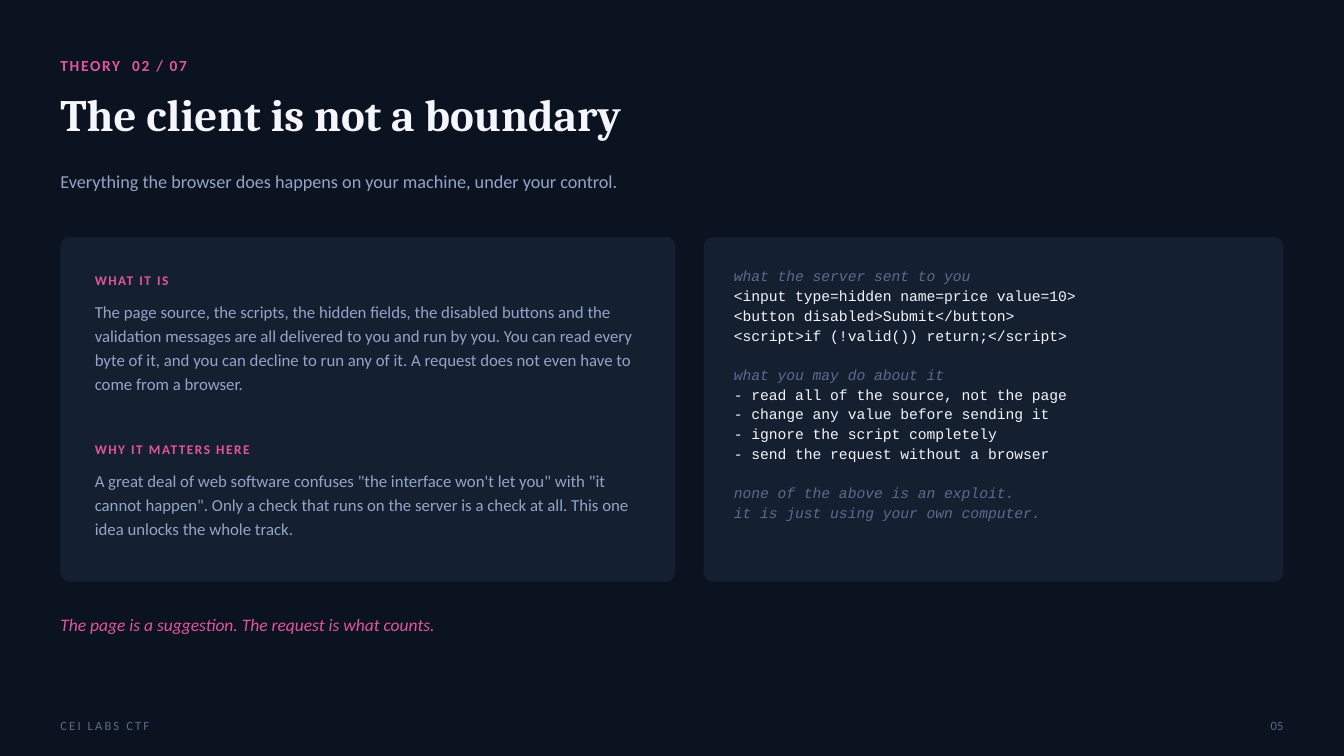
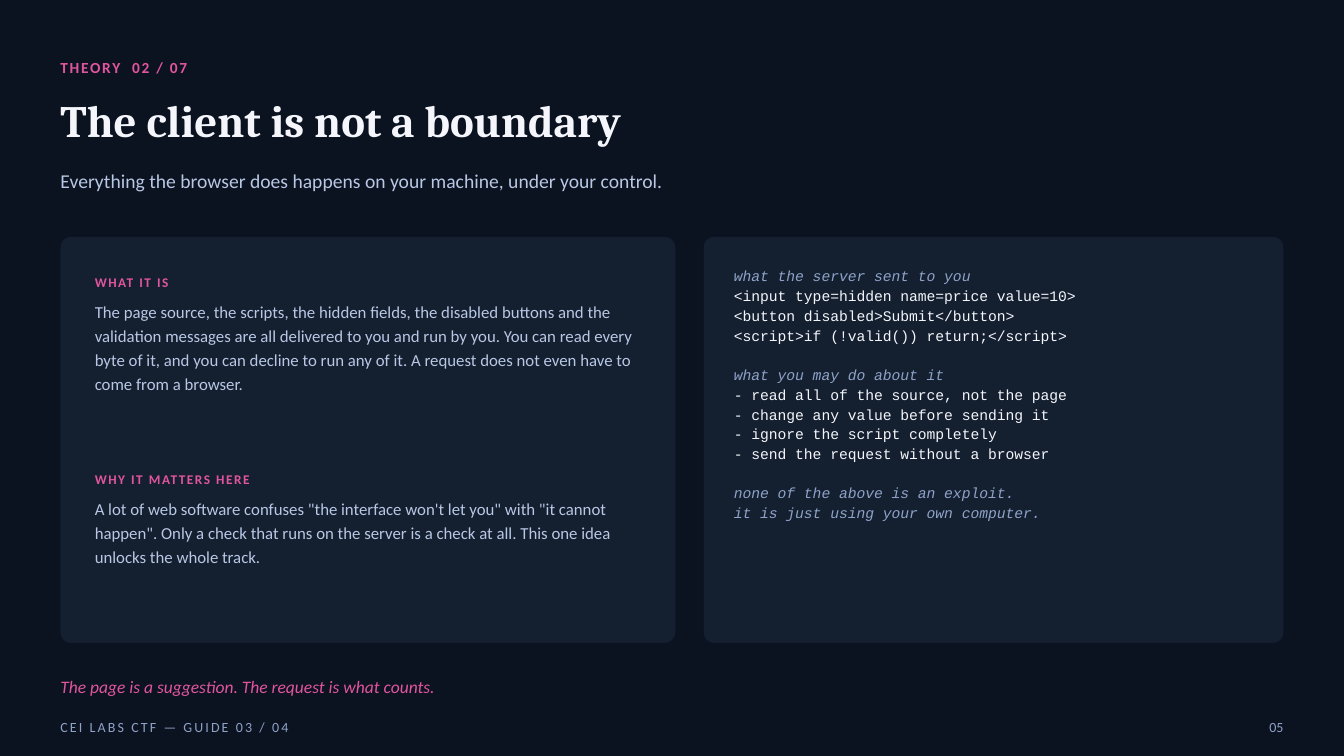
Before and after one commit to stoptalkingishh/cei-labs-event, a slide deck: slide 5 of presentation/game-guides/CEI-Labs-Game-Guide-03-Natas.pptx. Drawn at 1344x756 pixels with LibreOffice and Linux fonts; fonts in the diff are those of the drawing. Boxes give left, top, right and bottom in pixels: in the first picture for what was removed or moved away, otherwise in the second. Text is boxed around its words. In the diff, an @@ line names an element or a change of style, - is before the commit and + after.

```diff
--- a/presentation/game-guides/CEI-Labs-Game-Guide-03-Natas.pptx
+++ b/presentation/game-guides/CEI-Labs-Game-Guide-03-Natas.pptx
@@ text "Everything the browser does happens ..." at bbox=[60, 174, 662, 192]: size 13 to 14 pt, text colour #93A5C7 to #B8C7E4 @@
@@ rounded rectangle: place and size @@
-rounded rectangle at bbox=[60, 237, 676, 582]
+rounded rectangle at bbox=[60, 237, 676, 643]
@@ rounded rectangle: place and size @@
-rounded rectangle at bbox=[704, 237, 1284, 582]
+rounded rectangle at bbox=[704, 237, 1284, 643]
@@ text "The page source, the scripts, ..." at bbox=[95, 306, 632, 390]: text colour #93A5C7 to #B8C7E4 @@
@@ text at bbox=[734, 271, 1041, 521]: text colour #5B6B8C to #8FA3C8 in "what the server sent to you", "what you may do about it", "none of the above is an exploit.", "it is just using your own computer." @@
@@ text "WHY IT MATTERS HERE": place and size @@
-text "WHY IT MATTERS HERE" at bbox=[95, 437, 641, 463]
+text "WHY IT MATTERS HERE" at bbox=[95, 465, 641, 491]
@@ text at bbox=[95, 503, 610, 563]: text changed; text colour #93A5C7 to #B8C7E4 @@
-A great deal of web software confuses "the interface won't let you" with "it cannot happen". Only a check that runs on the server is a check at all. This one idea unlocks the whole track.
+A lot of web software confuses "the interface won't let you" with "it cannot happen". Only a check that runs on the server is a check at all. This one idea unlocks the whole track.
@@ line spacing 1 to 1.2 in 5 elements at bbox=[60, 50, 1284, 81], bbox=[60, 106, 621, 147], bbox=[95, 267, 641, 293], bbox=[95, 465, 641, 491], bbox=[60, 681, 435, 696] @@
@@ text "The page is a suggestion. ...": place and size @@
-text "The page is a suggestion. ..." at bbox=[60, 619, 435, 634]
+text "The page is a suggestion. ..." at bbox=[60, 681, 435, 696]
@@ text "05" at bbox=[1269, 723, 1283, 732]: size 9 to 10 pt, text colour #5B6B8C to #8FA3C8; line spacing 1 to 1.2 @@
@@ text at bbox=[60, 723, 288, 732]: text changed; size 9 to 10 pt; text colour #5B6B8C to #8FA3C8 @@
-CEI LABS CTF
+CEI LABS CTF — GUIDE 03 / 04
```
Also in this commit, not shown: 12 other slides changed, 2 other files.
